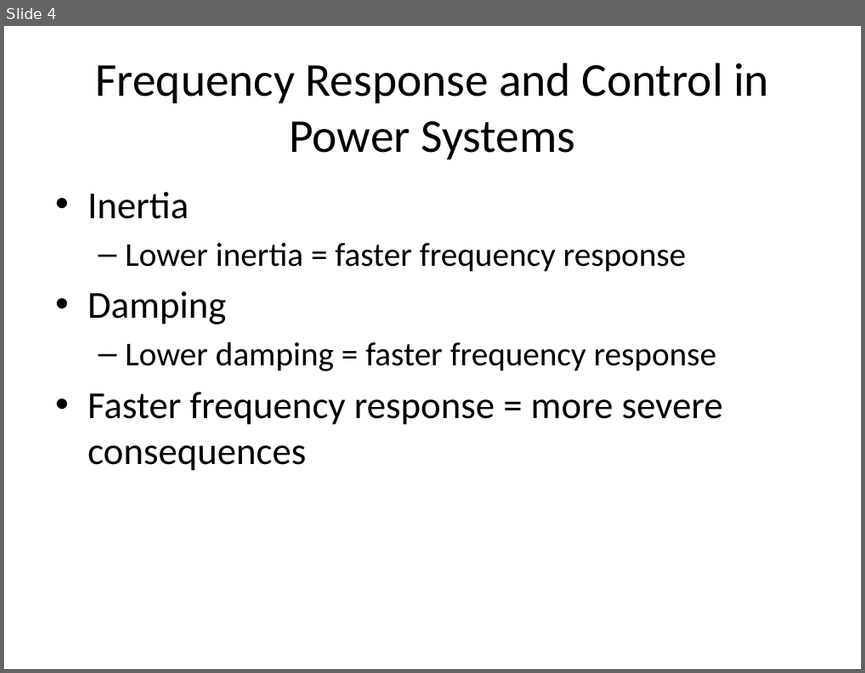
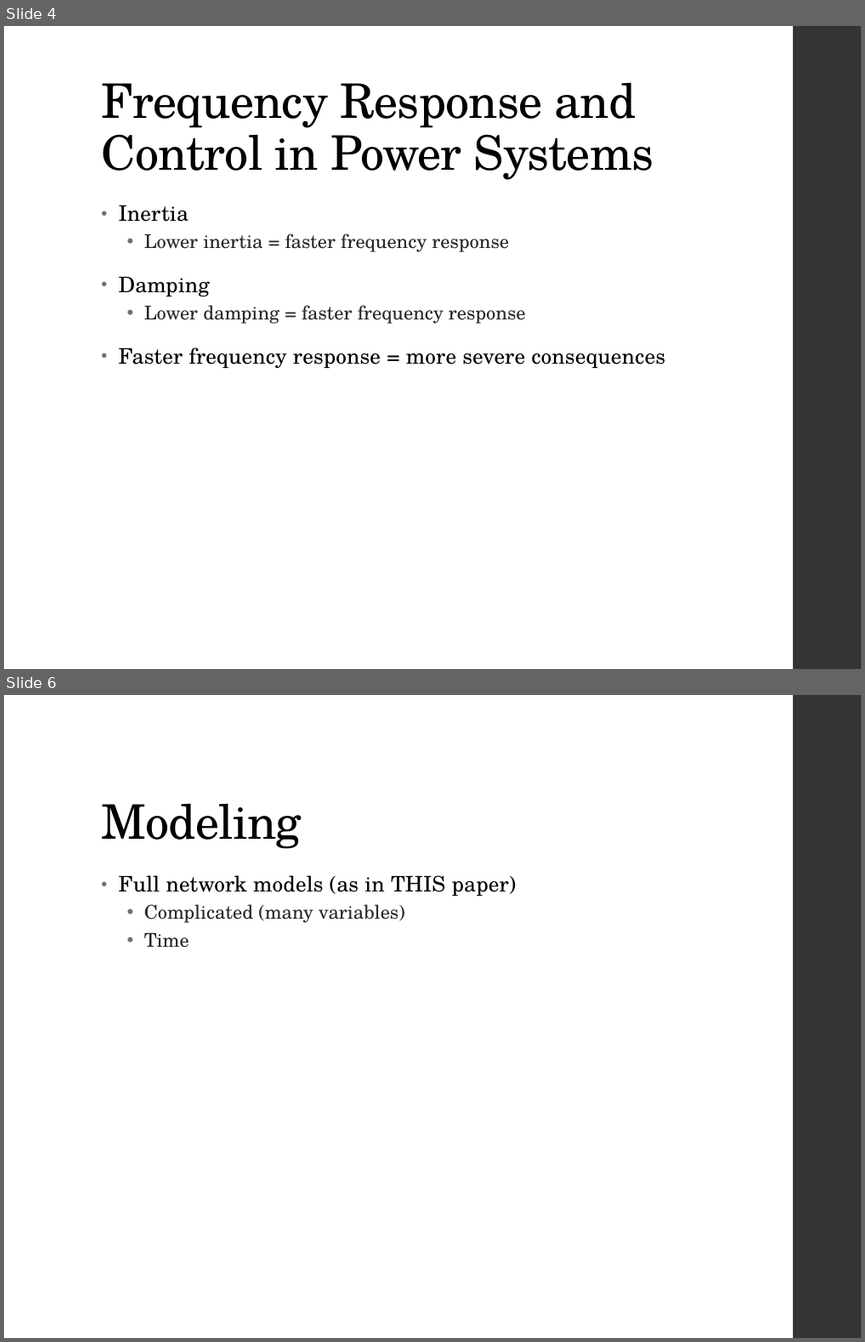
Before and after one commit to mswan96/SUPERB, a slide deck: Literature Review.pptx. Shown one above the other, each under a label of ours: slide 4 before the commit, slides 4 and 6 after it; the slides between them are not shown. The pictures are 865x673 and 865x1342 pixels, drawn with LibreOffice and Linux fonts; fonts in the diff are those of the drawing. Boxes give left, top, right and bottom in pixels: in the first picture for what was removed or moved away, otherwise in the second. Text is boxed around its words. In the diff, an @@ line names an element or a change of style, - is before the commit and + after.

```diff
--- a/Literature Review.pptx
+++ b/Literature Review.pptx
@@ slide 6 added at (4,695,861,1338), background #FFFFFF; not listed: 1 template element that a slide beside it also shows @@
@@ title added at (101,803,301,849), 40 pt, text #000000 @@
+Modeling
@@ text added at (119,875,517,947), 18 pt, text #000000 @@
+• Full network models (as in THIS paper)
+  • Complicated (many variables)
+  • Time
@@ slide 4 changed as well @@
@@ rectangle added at (793,26,861,669), fill #353537 @@
@@ title "Frequency Response and Control in ...": place and size @@
-title "Frequency Response and Control in ..." at (95,63,769,159)
+title "Frequency Response and Control in ..." at (101,82,653,180)
@@ title "Frequency Response and Control in ..." at (101,82,653,180): size 39.6 to 40 pt, font Calibri to TeX Gyre Schola, letter spacing 0 to -0.5 pt; alignment centre to left; line spacing 1 to 0.9; vertical alignment middle to bottom @@
@@ text "Inertia": place and size @@
-text "Inertia" at (87,192,723,471)
+text "Inertia" at (119,204,665,369)
@@ text "Inertia" at (119,204,665,369): size 32 to 18 pt, letter spacing 0 to 0.1 pt in "Inertia", "Damping", "Faster frequency response = more severe consequences"; font Calibri to TeX Gyre Schola; size 28 to 16 pt, text colour #000000 to #262626 in "Lower inertia = faster frequency response", "Lower damping = faster frequency response"; indent changed; line spacing 1 to 0.95; more space between paragraphs; bullet – to •; line spacing 1 to 0.9 @@
```
Also in this commit, not shown: 11 other slides changed, 3 other slides added, 5 other files.
